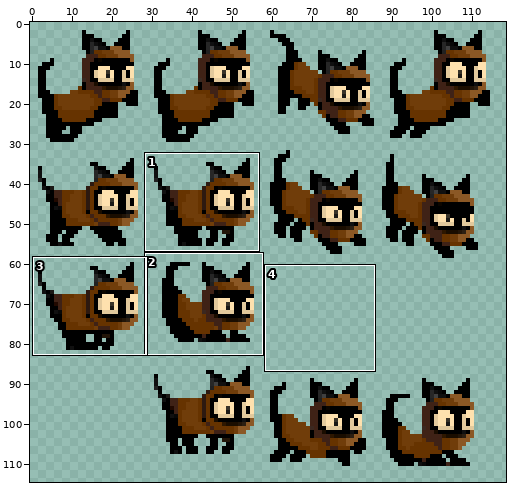
A sprite sheet gets an edit: images/player-sheet0.png. The first picture is a wide view before the edit; the outline marks the close-up.
Close-up. Before the commit:
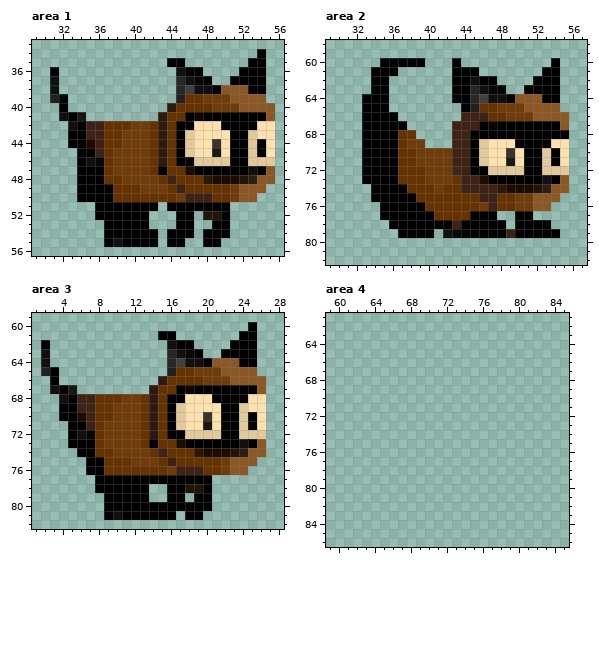
The file is 128x128 pixels. Colours within 5 levels of each other are drawn and written as one. Shown: area 1: x 29..56, y 33..56; area 2: x 29..57, y 58..82; area 3: x 1..28, y 59..82; area 4: x 59..85, y 61..86. The old version is drawn lined up with the new one. The wide view leaves out empty margins. The commit also changed other parts of the picture, which this record leaves out.
Once edited:
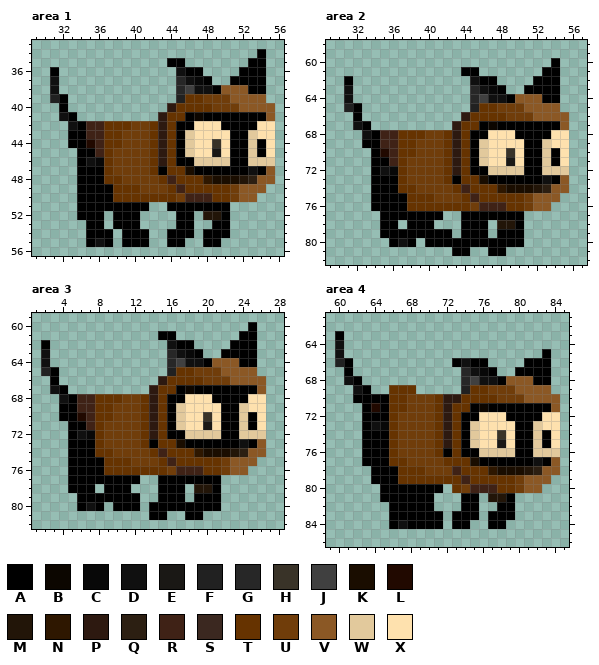
Palette (. is transparent): A #000000  B #0c0600  C #080808  D #101010  E #1a1815  F #212121  G #272727  H #393328  J #404040  K #1a0d00  L #210900  M #221508  N #2e1700  P #2d1910  Q #2c1f12  R #3f2216  S #3b2820  T #663300  U #703d0a  V #8b5825  W #e2c99c  X #fee1ae
From old to new:
drawings rearranged on the sheet (the old picture shows each at its new place; 8 dropped ones are not shown)
Area 1:
y 41: x 34 E -> .
y 51: x 34..35 .. -> AA; x 42 A -> .
y 52: x 34..35 .. -> AA; x 37 A -> .; x 41 A -> .
y 53: x 35..37 ..A -> AA.; x 41 A -> .
y 54: x 35..36 .. -> AA; x 38 A -> .; x 42 A -> .
y 55: x 35..36 .. -> AD; x 38 D -> .; x 42 A -> .
Area 2:
y 60: x 35..39 AAAAA -> .....; x 43 A -> .
y 61: x 34..36 AAA -> ...; x 43 A -> .
y 62: x 31 . -> A; x 34..35 AA -> ..; x 43..44 AA -> ..
y 63: x 31 . -> D; x 34..35 AA -> ..; x 43..44 AA -> ..
y 64: x 31 . -> D; x 33..35 AAA -> ...; x 43..44 AA -> ..
y 65: x 31..35 ..AAA -> FA...; x 44 A -> .
y 66: x 32..36 .AAAA -> A....; x 44..46 RRR -> PTT
y 67: x 32 . -> D; x 34..37 AAAA -> ....; x 43..45 RRR -> PTT
y 68: x 33 A -> D; x 35..36 AA -> RR; x 39..44 ....RR -> TUUTPT; x 47..49 AAA -> XXX; x 54..55 AA -> XX
y 69: x 35..36 AA -> RR; x 38 U -> T; x 40..44 ...RR -> UUTPT; x 50 A -> X; x 53 A -> W
y 70: x 33 A -> .; x 35..36 AA -> LR; x 42..44 URR -> TPT
y 71: x 33 A -> .; x 36 A -> R; x 38 T -> U; x 42..44 URR -> TPT
y 72: x 33 A -> .; x 35..36 AA -> DC; x 38..39 TT -> UU; x 42..44 USR -> TPT
y 73: x 33 A -> .; x 38..39 TT -> UU; x 42..45 UTRR -> TATT
y 74: x 37 A -> T; x 39..40 TT -> UU; x 42 T -> U; x 45..47 RRR -> TTT
y 75: x 38 A -> T; x 41..43 TTT -> UUU; x 45..47 TRR -> RTT; x 50 U -> T
y 76: x 34 . -> A; x 38..39 AA -> TT; x 45..46 TU -> UR; x 48 T -> R; x 50 U -> T
y 77: x 41..44 TTTT -> A..A; x 48..49 .. -> AA; x 51 A -> .
y 78: x 35 . -> A; x 37 A -> .; x 41..43 AAR -> ...; x 47..49 AA. -> .MM; x 51..53 AAA -> ...
y 79: x 35..36 .. -> AA; x 41..43 .DC -> AA.; x 47 A -> .; x 49 R -> A; x 51..54 AAAA -> ....
y 80: x 36..38 ... -> ADA; x 40..50 ........... -> AAAAAAAAAAA
y 81: x 43..44 .. -> AA; x 47..48 .. -> AA
Area 3:
y 67: x 5 E -> .
y 74: x 5 . -> A
y 75..76: x 5..6 .. -> AA
y 77: x 5..7 ... -> AAA; x 13..14 AA -> ..; x 21 . -> A
y 78: x 5..8 ...A -> AAA.; x 12..13 AA -> ..; x 15 . -> A; x 18 M -> .; x 20..21 A. -> MA
y 79: x 6..8 ... -> AAA; x 13 A -> .; x 15 . -> A; x 21 . -> A
y 80: x 6..9 ...A -> ADA.; x 13 A -> .; x 21 . -> A
y 81: x 9..13 ADAAA -> .....; x 16 A -> .
Area 4:
y 63: x 60 . -> A
y 64: x 60 . -> D
y 65: x 60 . -> D; x 83 . -> A
y 66: x 60..61 .. -> FA; x 73..76 .... -> ADAA; x 81..83 ... -> AAA
y 67: x 61 . -> A; x 74..77 .... -> GDCA; x 80..83 .... -> AAAA
y 68: x 61..62 .. -> DA; x 74..83 .......... -> GJDDAVVVAA
y 69: x 62..63 .. -> DA; x 66..68 ... -> TTT; x 74..83 .......... -> FTTUUUVVVV
y 70: x 62..84 ....................... -> AAAATTUUUTPPTTTTUUUVVVV
y 71: x 63..84 ...................... -> ALATTUUUTPTTABAAAAAAAV
y 72: x 63..84 ...................... -> AAATUUUUTPTAAXXXAAAAXX
y 73: x 63..84 ...................... -> ADCTUUUUTPTAWXXXXAAWXX
y 74: x 63..84 ...................... -> AAATUUUUTPTAWXXHXAAWAX
y 75: x 63..84 ...................... -> AAATUUUUTPTAWXXEXAAWAX
y 76: x 63..84 ...................... -> AAATUUUUTATAAWWWWAAWWW
y 77: x 63..84 ...................... -> AAATTUUUUTTTKAAAAAADAV
y 78: x 64..84 ..................... -> AAATTTUUURTTTNKKKMQVV
y 79: x 64..83 .................... -> AAATTTTTTTRTTTTTUVVV
y 80: x 65..71 ....... -> AAAAAAA; x 73..82 .......... -> TURRRTTUVV
y 81: x 65..70 ...... -> AAAAAA; x 74..75 .. -> AA; x 77..79 ... -> MMA
y 82: x 66..70 ..... -> AAAAA; x 74..75 .. -> AA; x 78..79 .. -> AA
y 83: x 66..71 ...... -> AAAAAA; x 73..75 ... -> AAA; x 77..79 ... -> AAA
y 84: x 66..71 ...... -> ADAAAA; x 73..74 .. -> AA; x 77..78 .. -> AA
